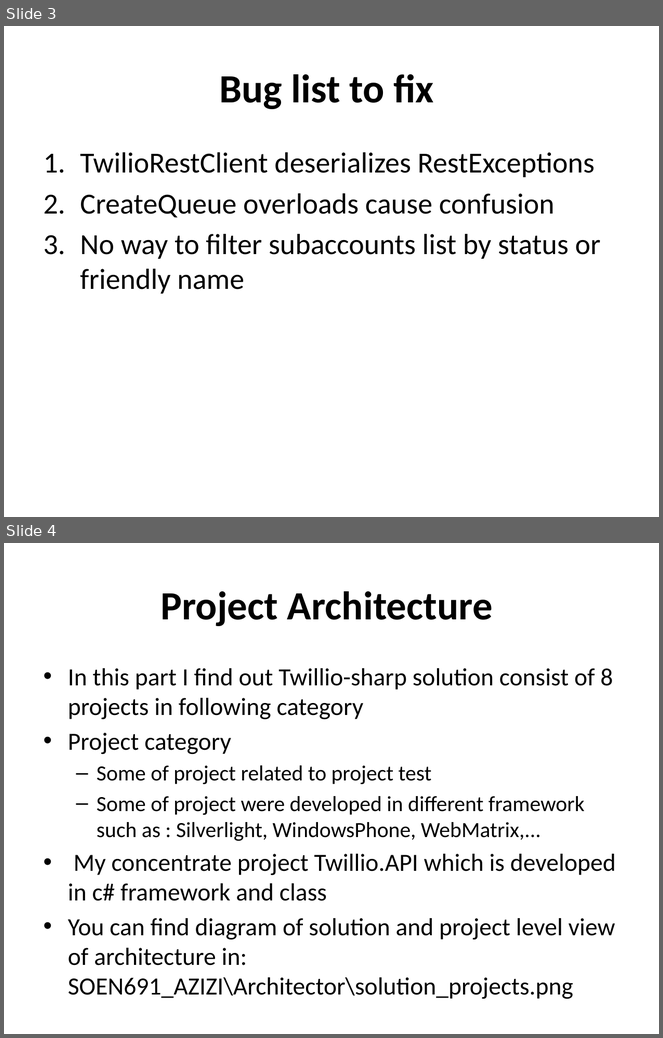
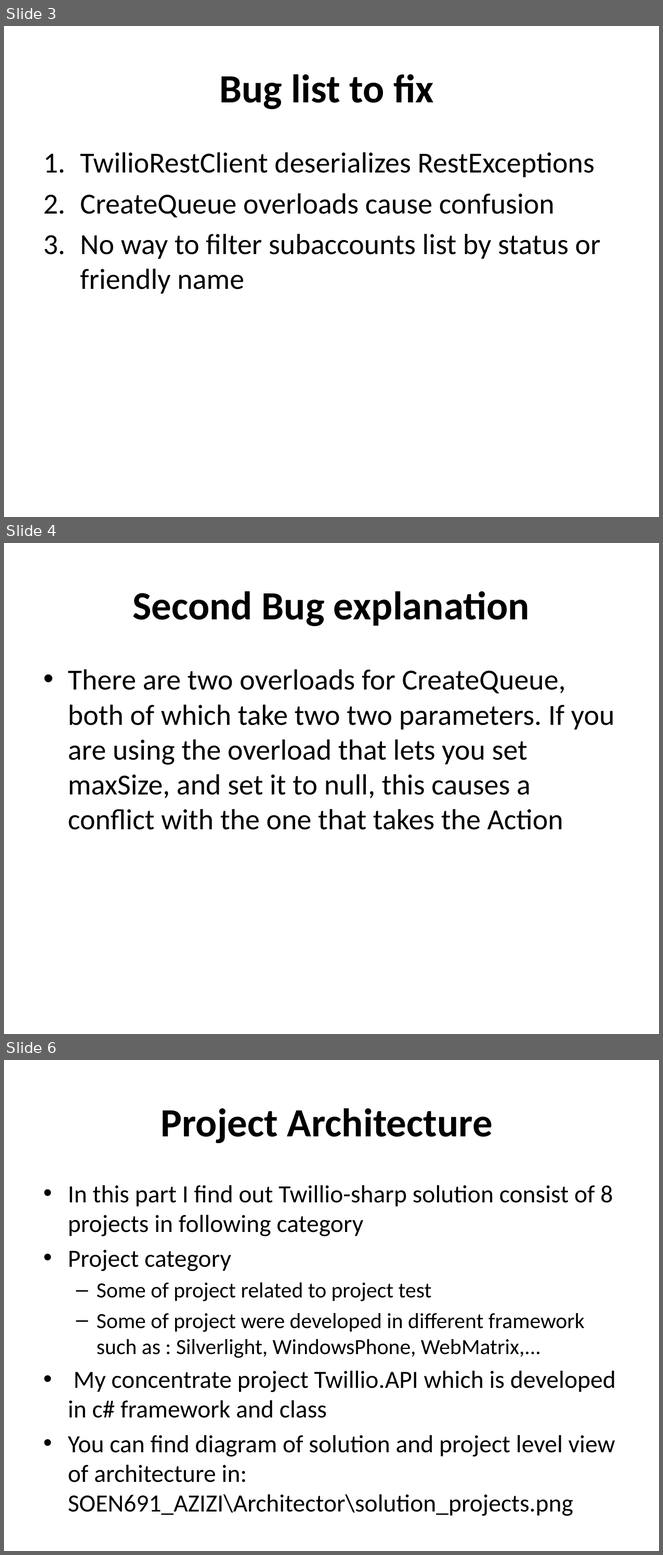
Before and after one commit to manouchehr/SOEN691_AZIZI, a slide deck: ClassWorkReports/Twilio_sharpBugFixing .pptx. Shown one above the other, each under a label of ours: slides 3 and 4 before the commit, slides 3, 4 and 6 after it; the slides between them are not shown. The pictures are 663x1038 and 663x1555 pixels, drawn with LibreOffice and Linux fonts; fonts in the diff are those of the drawing. Boxes give left, top, right and bottom in pixels: in the first picture for what was removed or moved away, otherwise in the second. Text is boxed around its words. In the diff, an @@ line names an element or a change of style, - is before the commit and + after.

Commit message:
pptx  is updated

```diff
--- a/ClassWorkReports/Twilio_sharpBugFixing .pptx
+++ b/ClassWorkReports/Twilio_sharpBugFixing .pptx
@@ slide 4 added at [4,543,659,1034], background #FFFFFF @@
@@ title added at [132,591,530,626], 44 pt, text #000000, bold @@
+Second Bug explanation
@@ text added at [68,669,615,830], 32 pt, text #000000 @@
+• There are two overloads for CreateQueue, both of which take two two parameters. If you are using the overload that lets you set maxSize, and set it to null, this causes a conflict with the one that takes the Action
@@ what was slide 4 is now slide 6 @@
```
Also in this commit, not shown: 3 other slides added, 1 other file.
